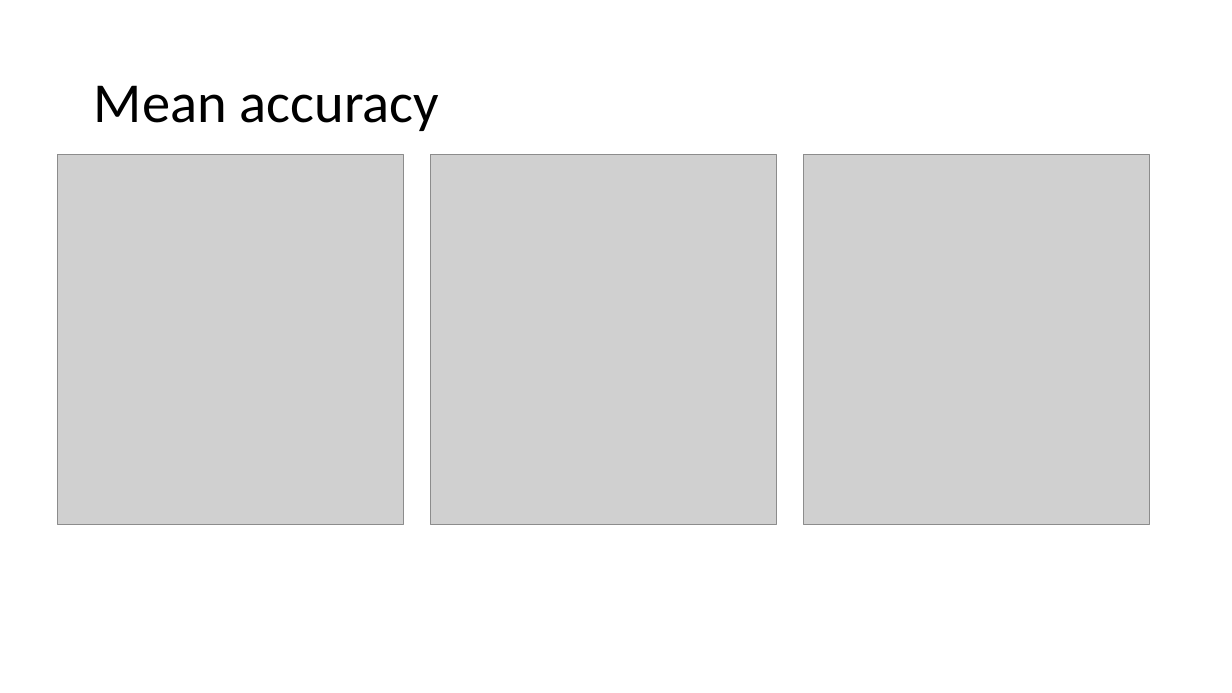
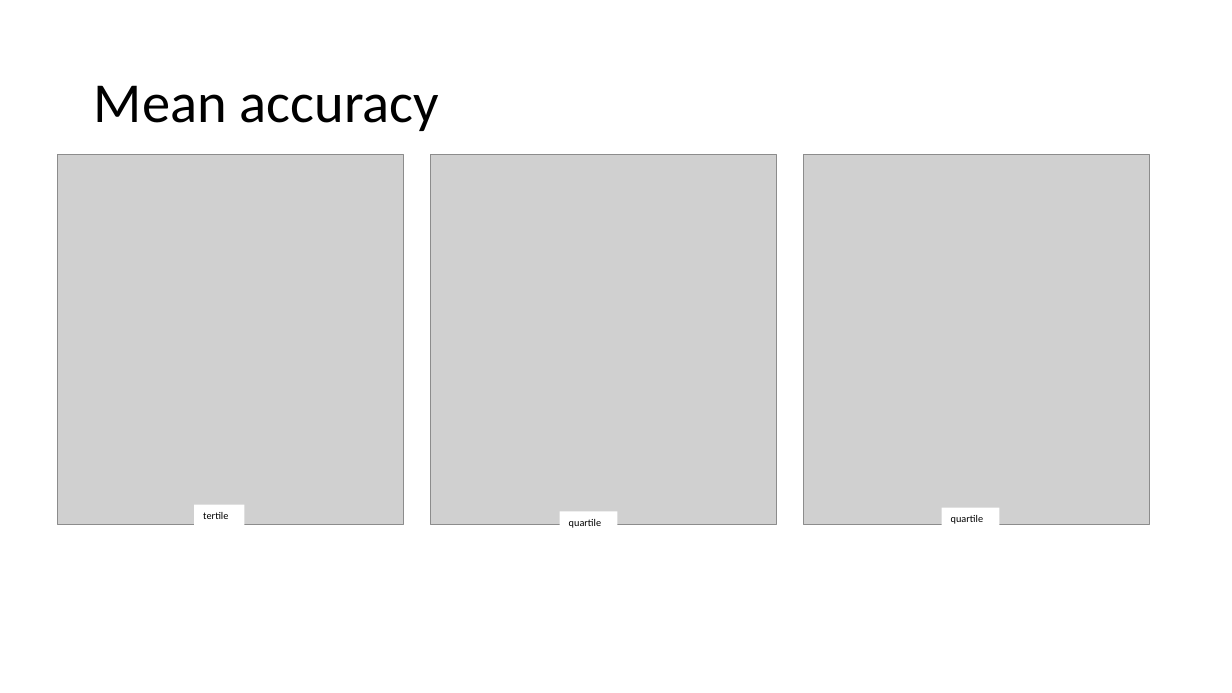
Before and after one commit to pathalle/mri_task_analysis, a slide deck: slide 3 of data/piloting/piloting_kloten/overview_kloten.pptx. Drawn at 1232x693 pixels with LibreOffice and Linux fonts; fonts in the diff are those of the drawing; grey boxes stand for pictures. Boxes give left, top, right and bottom in pixels: in the first picture for what was removed or moved away, otherwise in the second. Text is boxed around its words. In the diff, an @@ line names an element or a change of style, - is before the commit and + after.

```diff
--- a/data/piloting/piloting_kloten/overview_kloten.pptx
+++ b/data/piloting/piloting_kloten/overview_kloten.pptx
@@ rectangle added at (194,505,244,527), fill #FFFFFF, 8 pt, text #000000 @@
+tertile
@@ rectangle added at (942,507,1000,530), fill #FFFFFF, 8 pt, text #000000 @@
+quartile
@@ rectangle added at (560,511,618,533), fill #FFFFFF, 8 pt, text #000000 @@
+quartile
```
Also in this commit, not shown: 2 other slides changed, 3 slides added, 17 other files.
